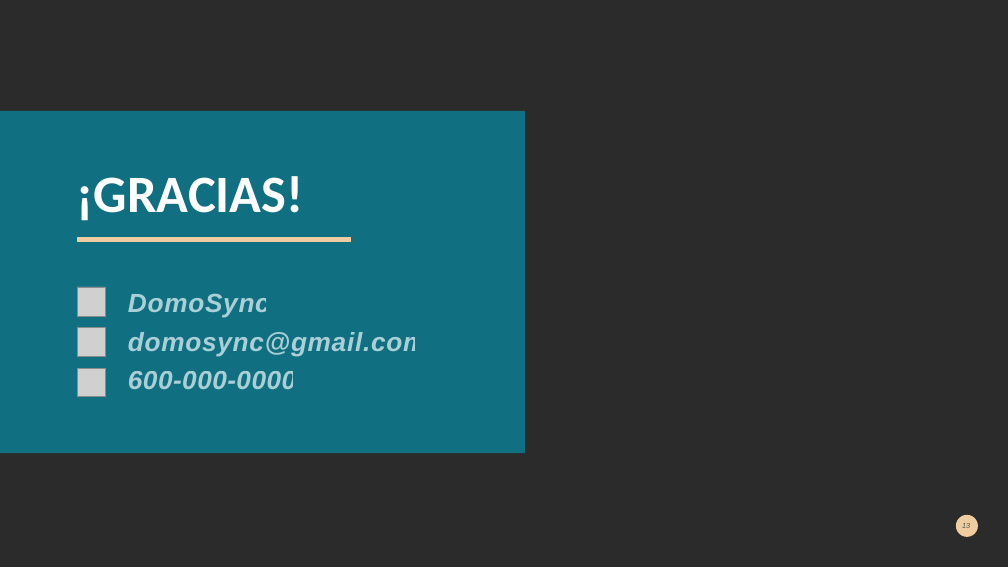
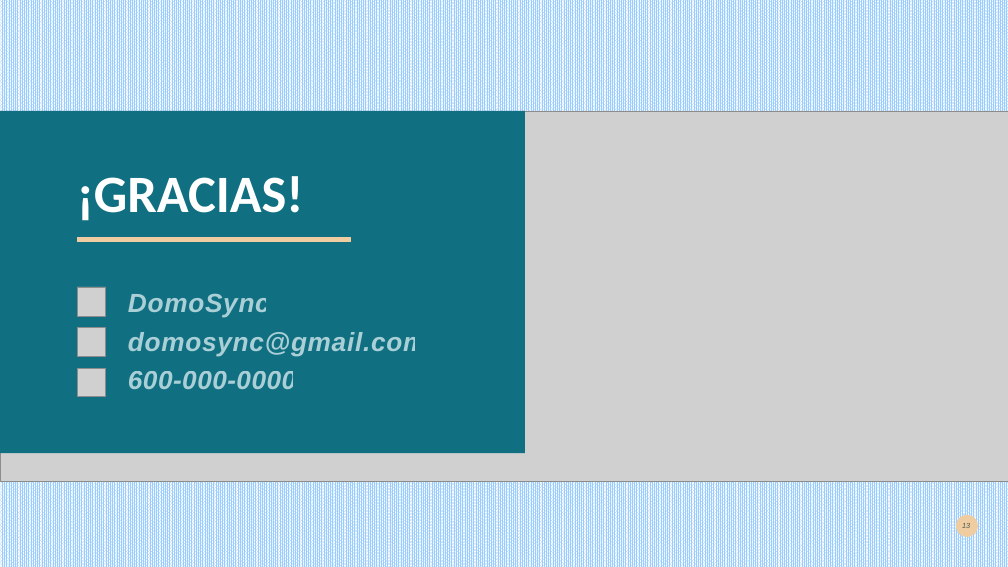
Before and after one commit to GenCabMon/proy_Domosync, a slide deck: slide 13 of domosync_presentation.pptx. Drawn at 1008x567 pixels with LibreOffice and Linux fonts; fonts in the diff are those of the drawing; grey boxes stand for pictures; background and template pictures are left out; a plain dark background stands for a picture behind light text. Boxes give left, top, right and bottom in pixels: in the first picture for what was removed or moved away, otherwise in the second. Text is boxed around its words. In the diff, an @@ line names an element or a change of style, - is before the commit and + after.

```diff
--- a/domosync_presentation.pptx
+++ b/domosync_presentation.pptx
@@ background picture (left out) to pattern #99CCFF on #FFFFFF @@
@@ picture added at [0, 111, 1008, 482] @@
```
Also in this commit, not shown: 3 other files.
